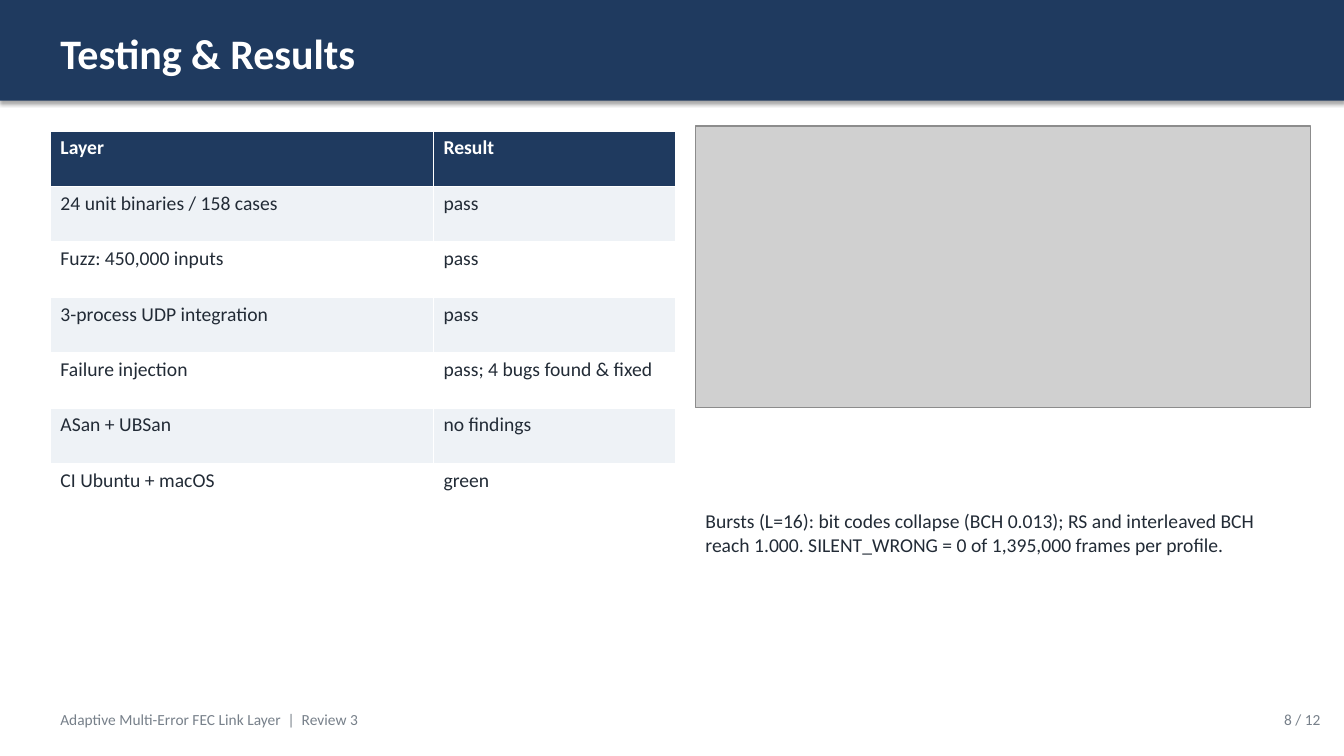
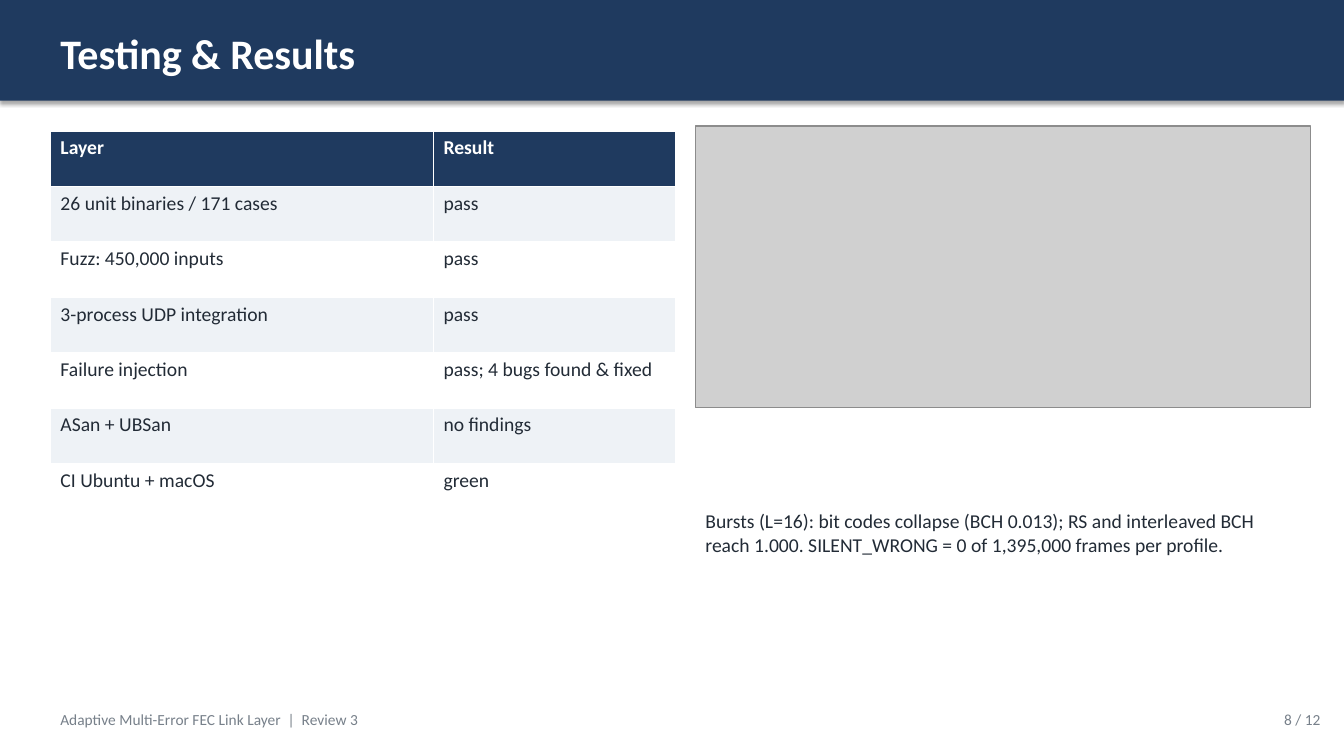
Before and after one commit to PavitranVC/Adaptive-FEC-Link, a slide deck: slide 8 of submission/Review3_Final_Presentation.pptx. Drawn at 1344x756 pixels with LibreOffice and Linux fonts; fonts in the diff are those of the drawing; grey boxes stand for pictures. Boxes give left, top, right and bottom in pixels: in the first picture for what was removed or moved away, otherwise in the second. Text is boxed around its words. In the diff, an @@ line names an element or a change of style, - is before the commit and + after.

```diff
--- a/submission/Review3_Final_Presentation.pptx
+++ b/submission/Review3_Final_Presentation.pptx
@@ table at (50,131,676,519) @@
-row 2, column 1: 24 unit binaries / 158 cases
+row 2, column 1: 26 unit binaries / 171 cases
```
Also in this commit, not shown: 1 other slide changed, 2 other files.
